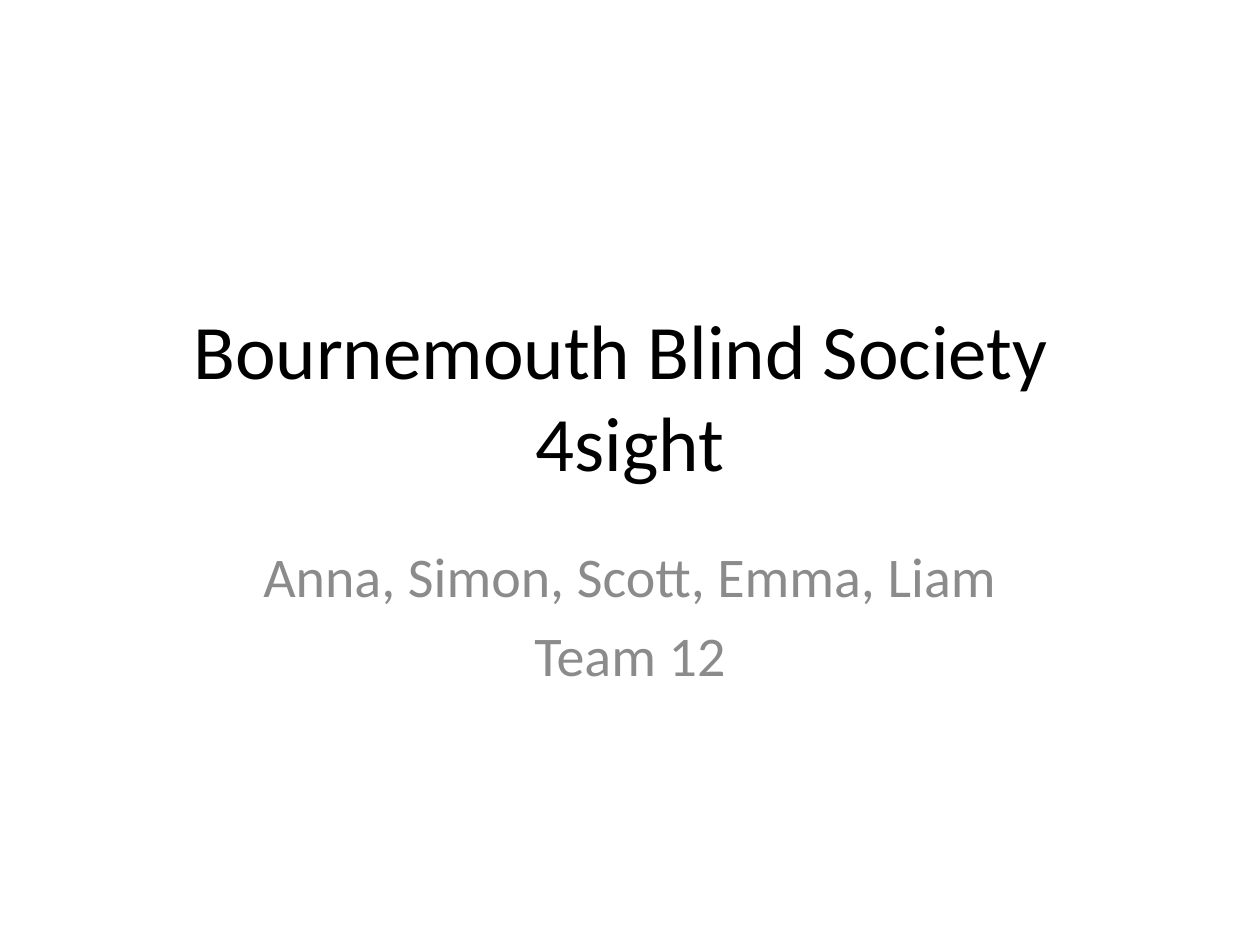
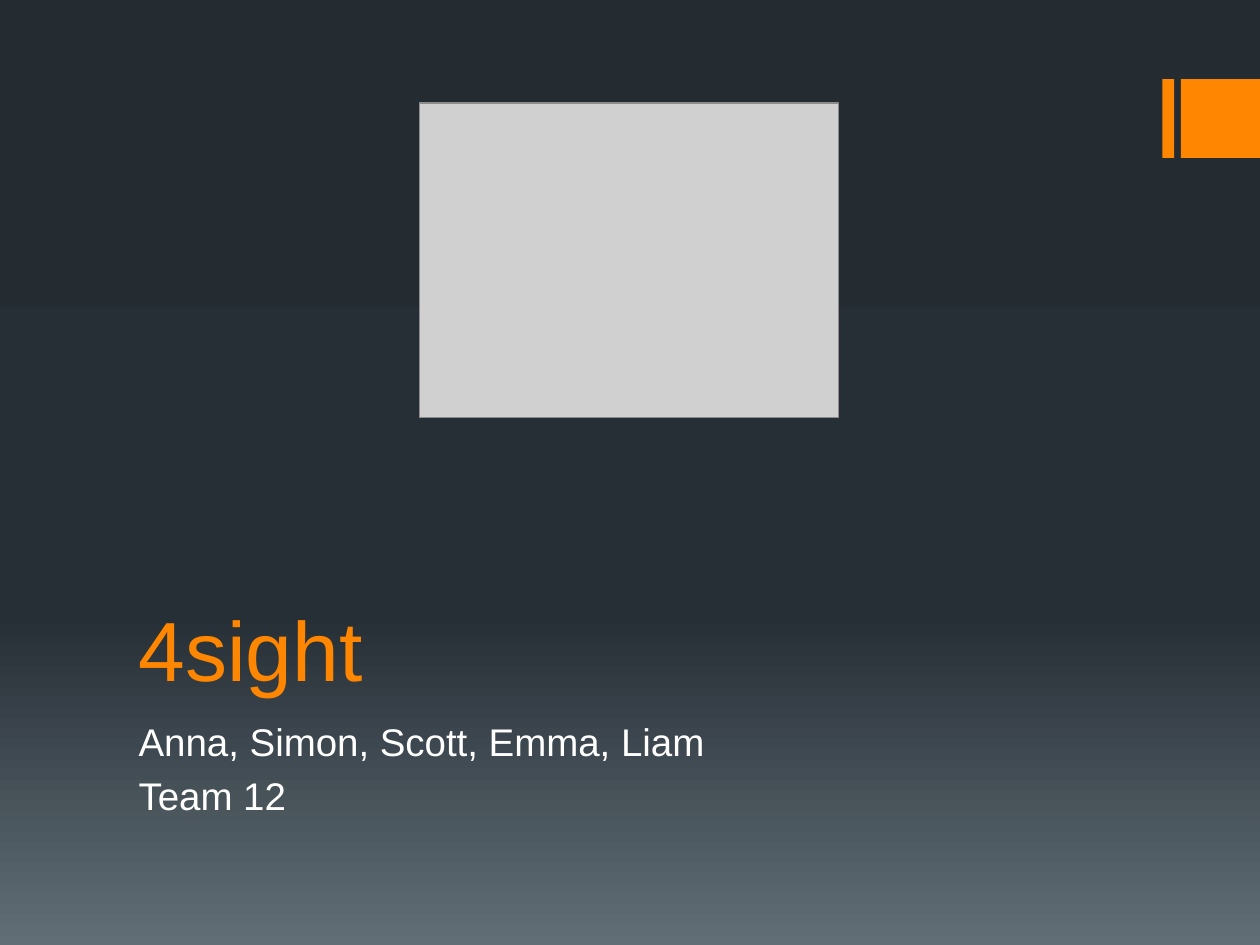
Before and after one commit to bournemouth2016/team-12, a slide deck: slide 1 of Presentation/JP.pptx. Drawn at 1260x945 pixels with LibreOffice and Linux fonts; fonts in the diff are those of the drawing; grey boxes stand for pictures. Boxes give left, top, right and bottom in pixels: in the first picture for what was removed or moved away, otherwise in the second. Text is boxed around its words. In the diff, an @@ line names an element or a change of style, - is before the commit and + after.

```diff
--- a/Presentation/JP.pptx
+++ b/Presentation/JP.pptx
@@ background #FFFFFF to gradient #242C33 to #273037 to #636D76 @@
@@ rectangle added at box(1162, 79, 1173, 159), fill #FF8600 @@
@@ rectangle added at box(1181, 79, 1260, 159), fill #FF8600 @@
@@ picture added at box(420, 103, 839, 417) @@
@@ title "4sight" at box(139, 620, 363, 696): vertical alignment middle to bottom @@
@@ title at box(139, 620, 363, 696): text changed; size 44 to 48 pt; font Calibri to Arial; text colour #000000 to #FF8600 @@
-Bournemouth Blind Society
-4sight
+4sight
@@ subtitle "Anna, Simon, Scott, Emma, Liam": place and size @@
-subtitle "Anna, Simon, Scott, Emma, Liam" at box(263, 558, 996, 677)
+subtitle "Anna, Simon, Scott, Emma, Liam" at box(139, 728, 704, 811)
@@ subtitle "Anna, Simon, Scott, Emma, Liam" at box(139, 728, 704, 811): size 32 to 22 pt, font Calibri to Arial, text colour #8C8C8C to #FFFFFF; alignment centre to left; less space between paragraphs @@
```
Also in this commit, not shown: 5 other slides changed, 1 slide added, 4 slides removed.
